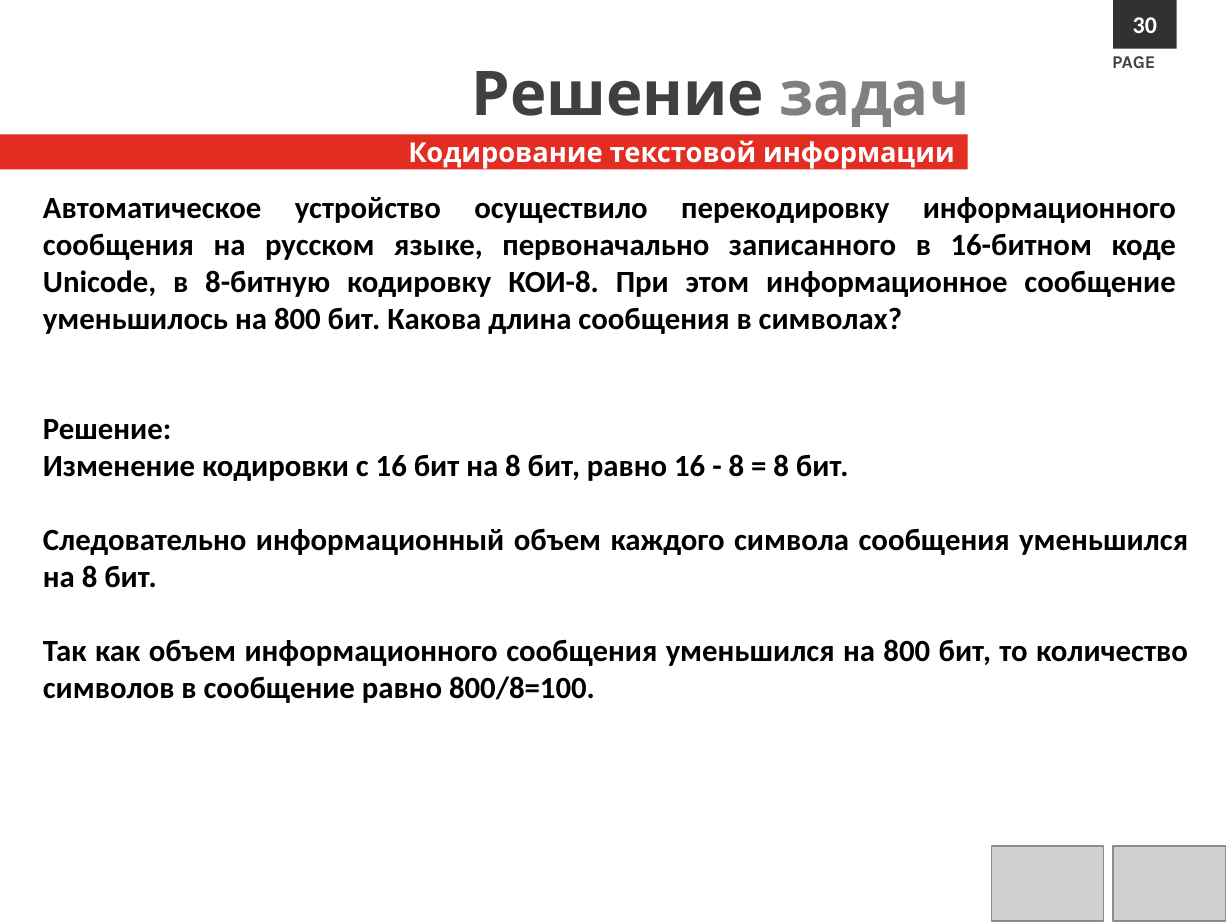
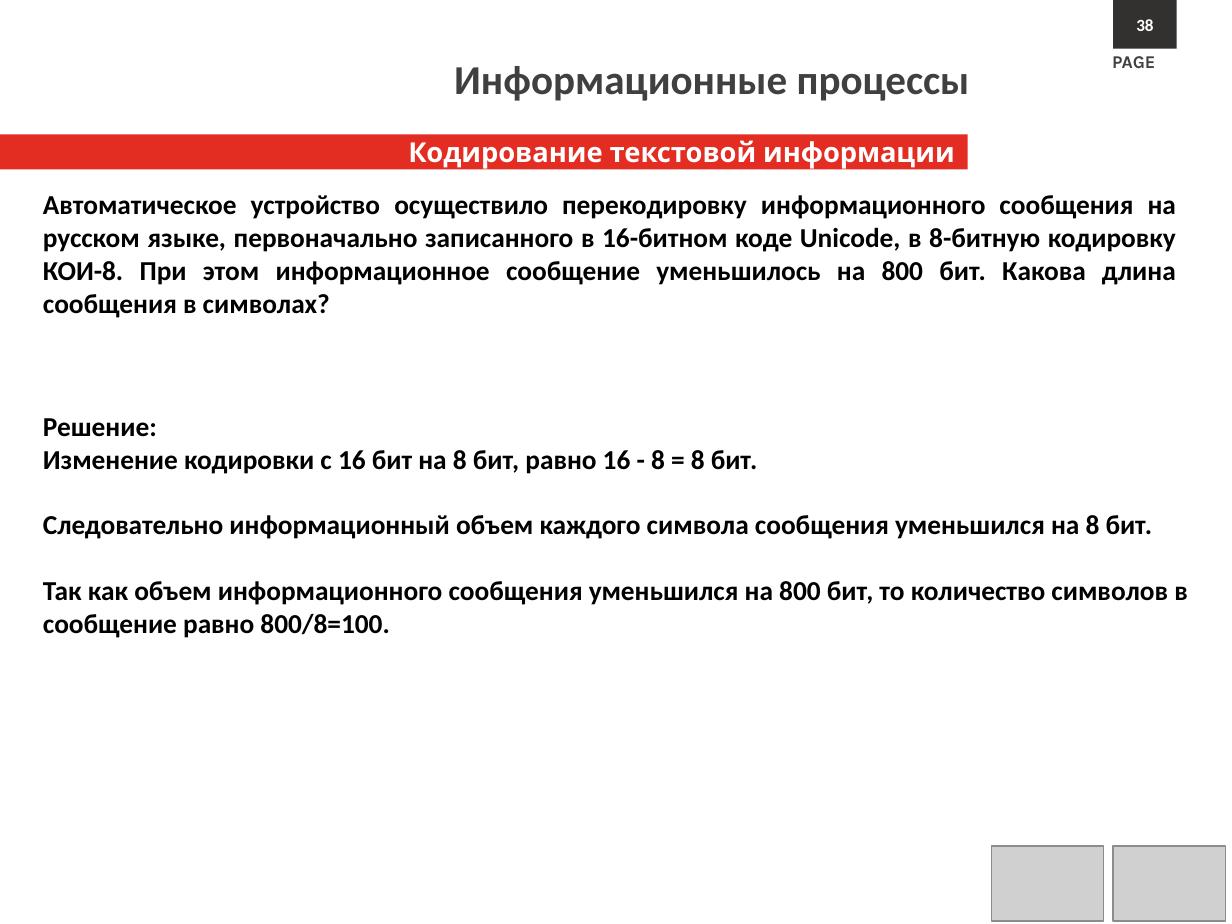
Before and after one commit to s1211001142/computer_science_course, a slide deck: slide 38 of Lectures/Л1.Информационные процессы.pptx (slide 31 before the commit). Drawn at 1232x924 pixels with LibreOffice and Linux fonts; fonts in the diff are those of the drawing; grey boxes stand for pictures; background and template pictures are left out. Boxes give left, top, right and bottom in pixels: in the first picture for what was removed or moved away, otherwise in the second. Text is boxed around its words. In the diff, an @@ line names an element or a change of style, - is before the commit and + after.

```diff
--- a/Lectures/Л1.Информационные процессы.pptx
+++ b/Lectures/Л1.Информационные процессы.pptx
@@ text in rectangle at (1136,19,1153,31): text changed; size 14 to 10 pt @@
-30
+38
@@ text at (454,66,970,101): text changed; size 36 to 24 pt; font Karla to Calibri @@
-Решение задач
+Информационные процессы
@@ text "Автоматическое устройство осуществило перекодировку информац ..." at (43,195,1176,318): size 18 to 16 pt @@
@@ text "Решение:" at (43,418,1188,638): size 18 to 16 pt @@
```
Also in this commit, not shown: 47 other slides changed, 7 slides added, 13 slides removed, 10 other files.
